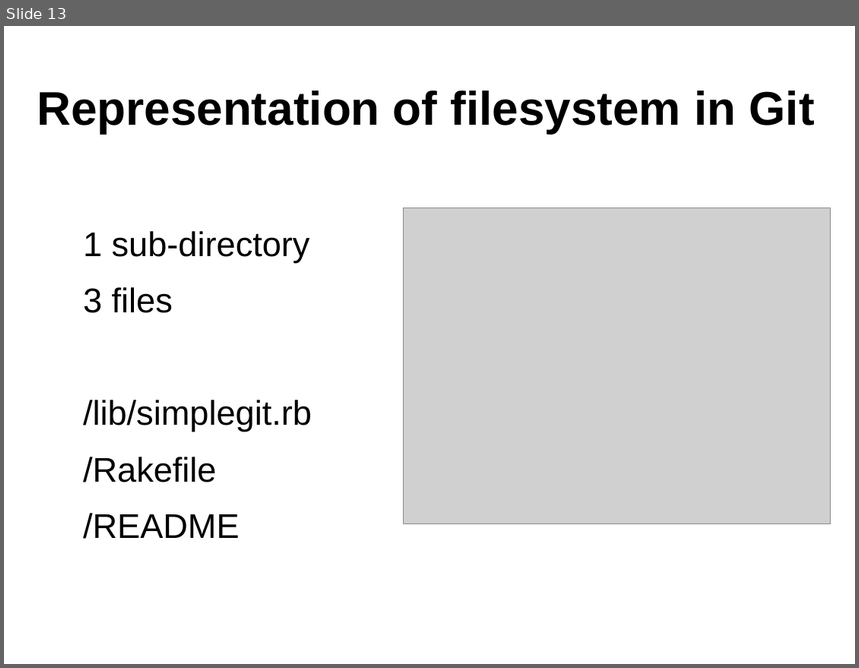
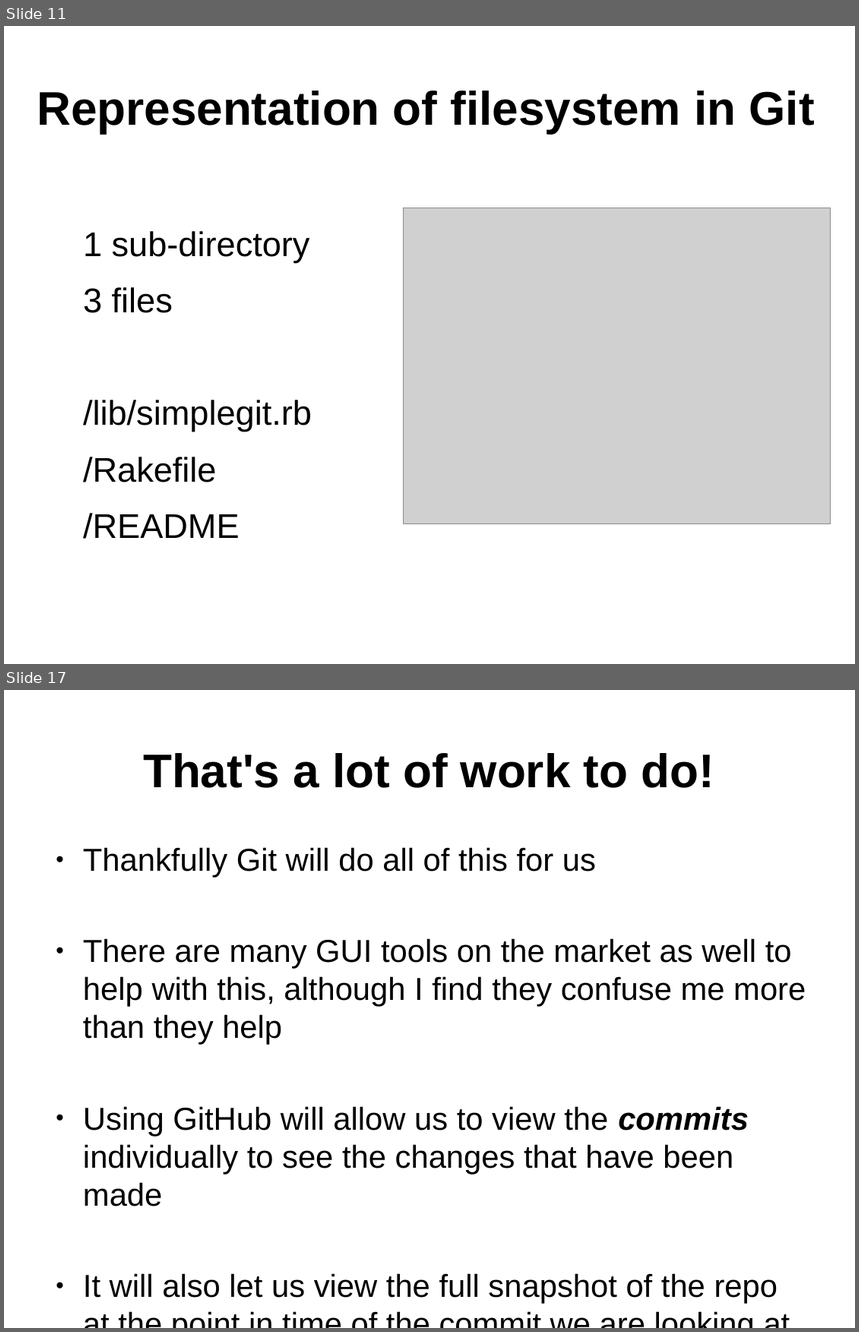
Before and after one commit to ifpingram/soslug, a slide deck: Understanding_Git_and_using_Github.odp. Shown one above the other, each under a label of ours: slide 13 before the commit, slides 11 and 17 after it; the slides between them are not shown. The pictures are 859x668 and 859x1332 pixels, drawn with LibreOffice and Linux fonts; fonts in the diff are those of the drawing; grey boxes stand for pictures. Boxes give left, top, right and bottom in pixels: in the first picture for what was removed or moved away, otherwise in the second. Text is boxed around its words. In the diff, an @@ line names an element or a change of style, - is before the commit and + after.

```diff
--- a/Understanding_Git_and_using_Github.odp
+++ b/Understanding_Git_and_using_Github.odp
@@ slide 17 added at (4, 690, 855, 1328), background #FFFFFF @@
@@ title added at (143, 753, 715, 788), 44 pt, text #000000, bold @@
+That's a lot of work to do!
@@ text added at (83, 847, 806, 1304), 29.6 pt, text #000000 @@
+● Thankfully Git will do all of this for us
+● There are many GUI tools on the market as well to help with this, although I find they confuse me more than they help
+● Using GitHub will allow us to view the commits individually to see the changes that have been made
+● It will also let us view the full snapshot of the repo at the point in time of the commit we are looking at
@@ what was slide 13 is now slide 11 @@
```
Also in this commit, not shown: 6 slides changed, 5 other slides added.
